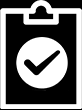
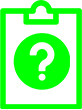
Layers edited between the first and the second 82x110 image:
showed "noun_Question_2881356" over <box>13,33,70,96</box>
hid "noun_Check_1912044" over <box>16,37,68,91</box>
hid "Color Fill 1" over <box>0,0,82,110</box>
